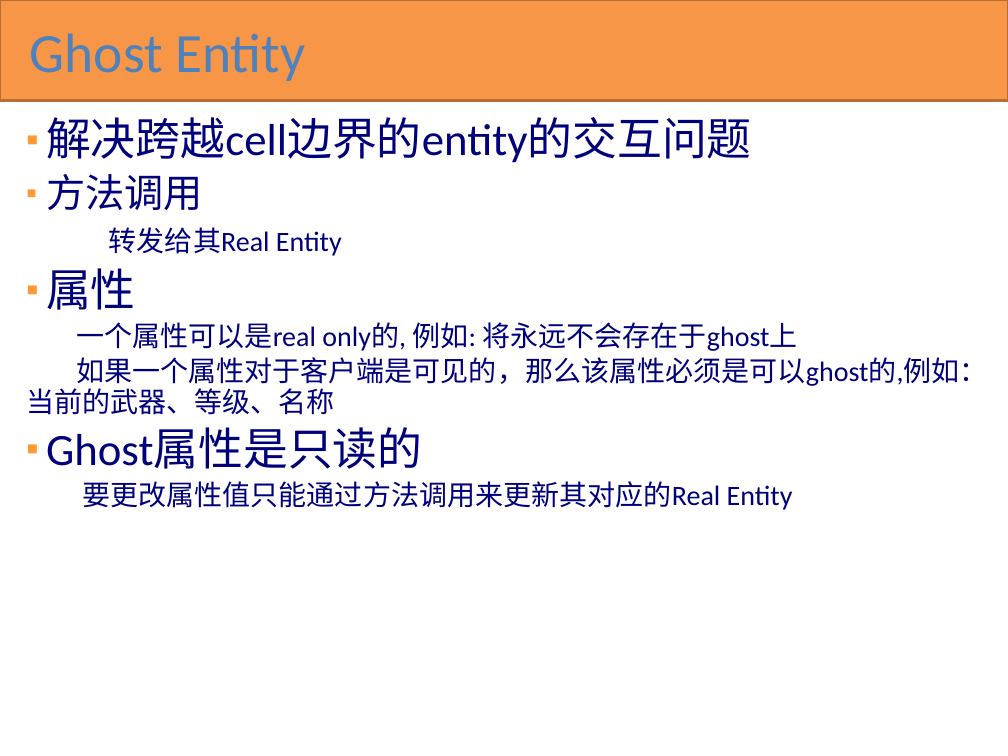
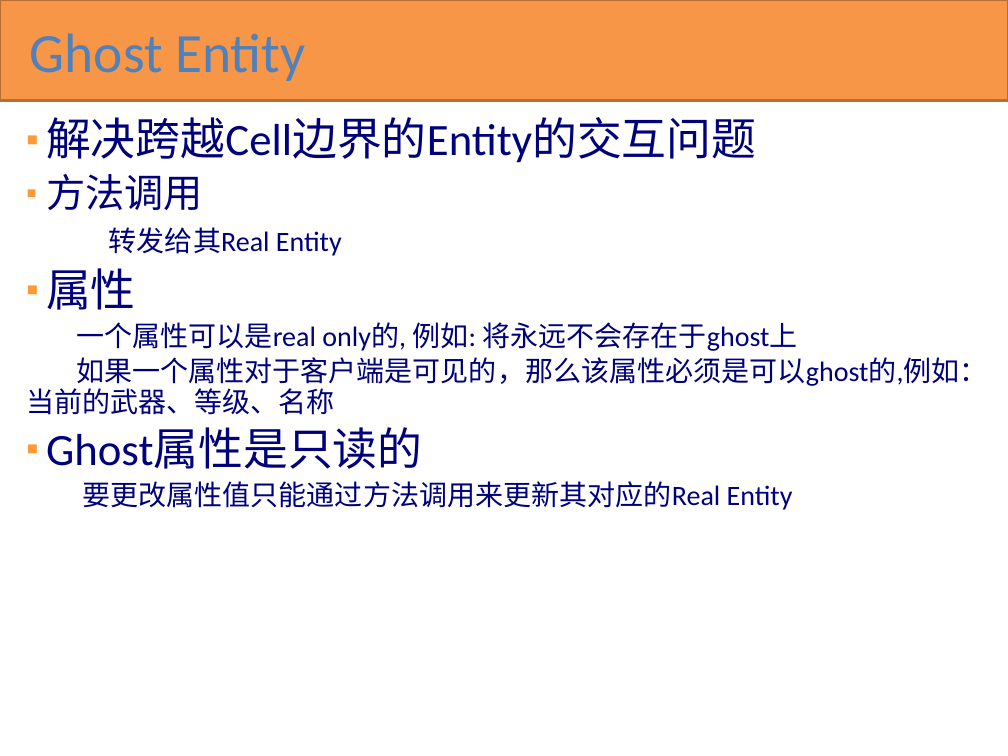
Before and after one commit to kbengine/kbengine_docs, a slide deck: slide 19 of KBEngine overview(cn).pptx. Drawn at 1008x756 pixels with LibreOffice and Linux fonts; fonts in the diff are those of the drawing. Boxes give left, top, right and bottom in pixels: in the first picture for what was removed or moved away, otherwise in the second. Text is boxed around its words. In the diff, an @@ line names an element or a change of style, - is before the commit and + after.

```diff
--- a/KBEngine overview(cn).pptx
+++ b/KBEngine overview(cn).pptx
@@ text at (46,117,756,163): text changed @@
-▪ 解决跨越cell边界的entity的交互问题
+▪ 解决跨越Cell边界的Entity的交互问题
```
Also in this commit, not shown: 20 other slides changed.
